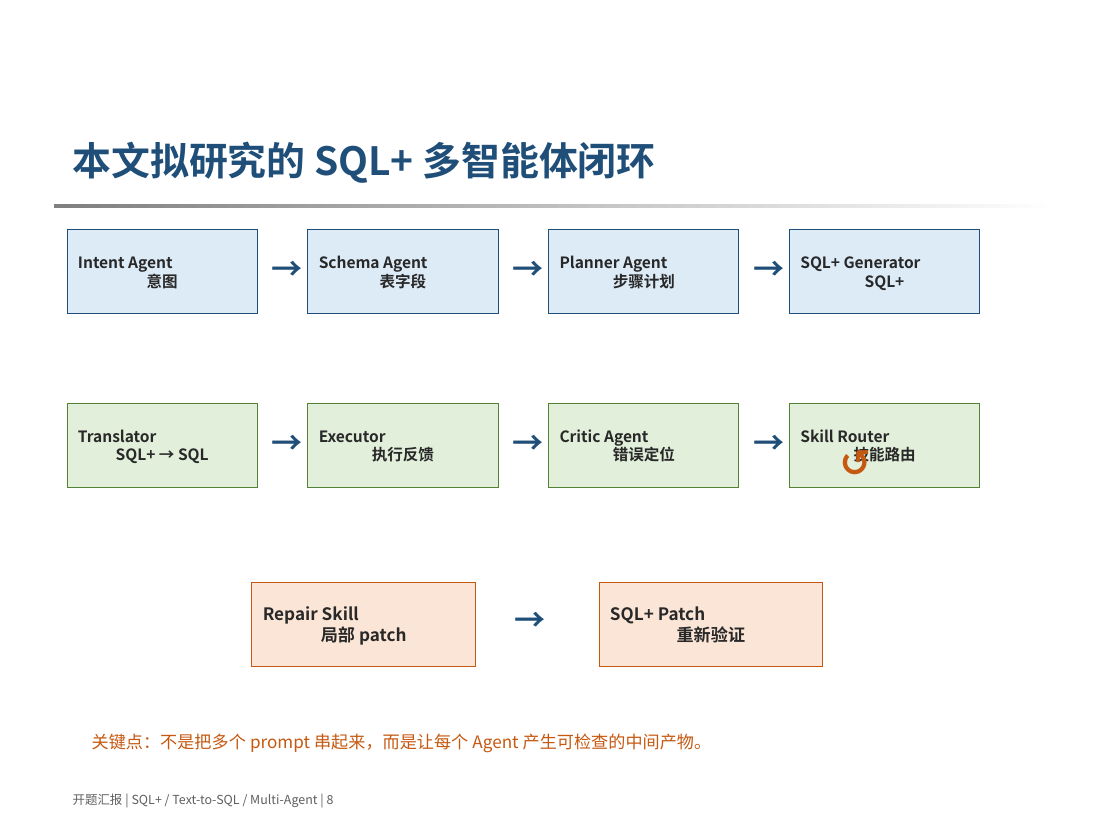
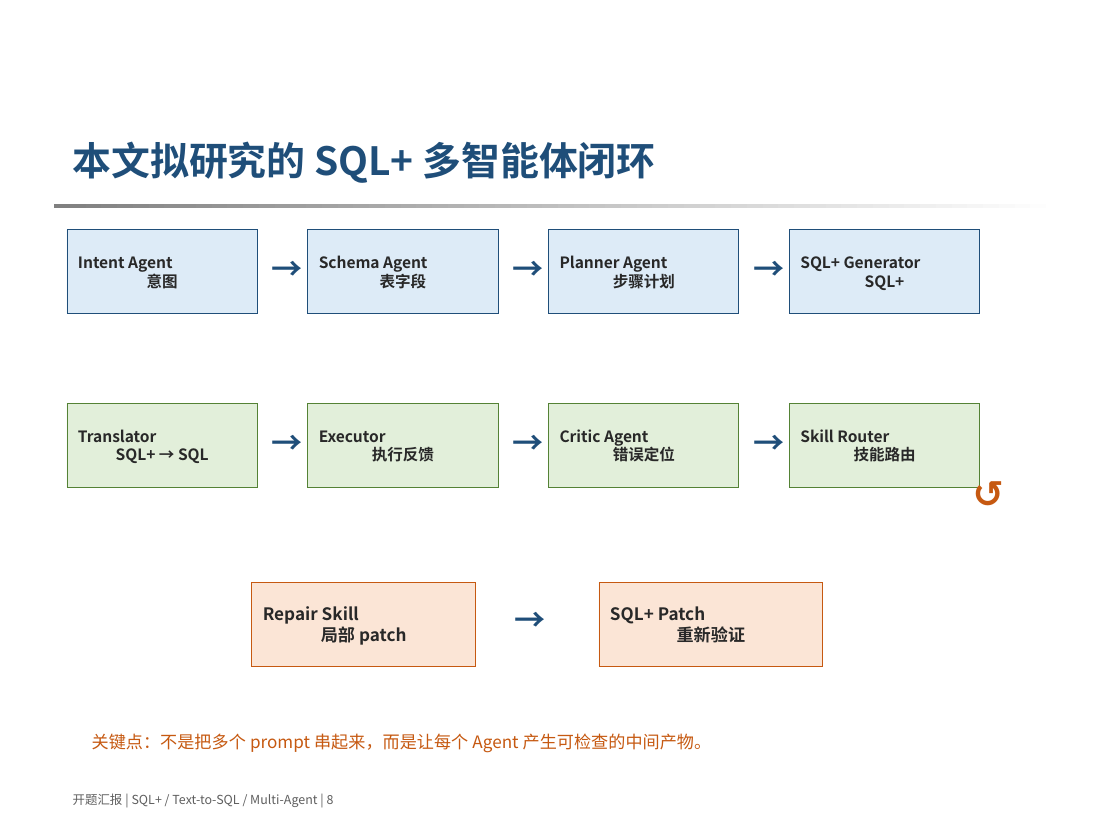
Before and after one commit to 3444374/nl2sql, a slide deck: slide 8 of docs/opening/opening_ppt_template_version_v2.pptx. Drawn at 1120x840 pixels with LibreOffice and Linux fonts; fonts in the diff are those of the drawing; background and template pictures are left out. Boxes give left, top, right and bottom in pixels: in the first picture for what was removed or moved away, otherwise in the second. Text is boxed around its words. In the diff, an @@ line names an element or a change of style, - is before the commit and + after.

```diff
--- a/docs/opening/opening_ppt_template_version_v2.pptx
+++ b/docs/opening/opening_ppt_template_version_v2.pptx
@@ text "↺" rewrapped from (829,448,868,476) to (895,438,1081,548) @@
```
Also in this commit, not shown: 2 other slides changed, 46 other files.
